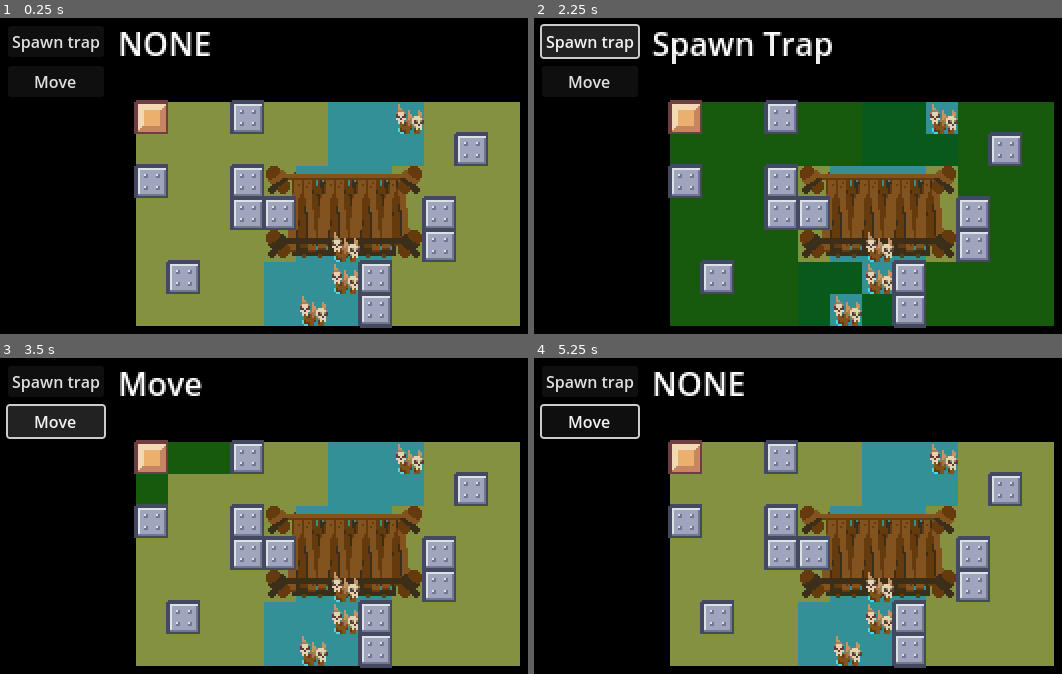
Above: before the commit, frames 1-4 (two rows, left to right).
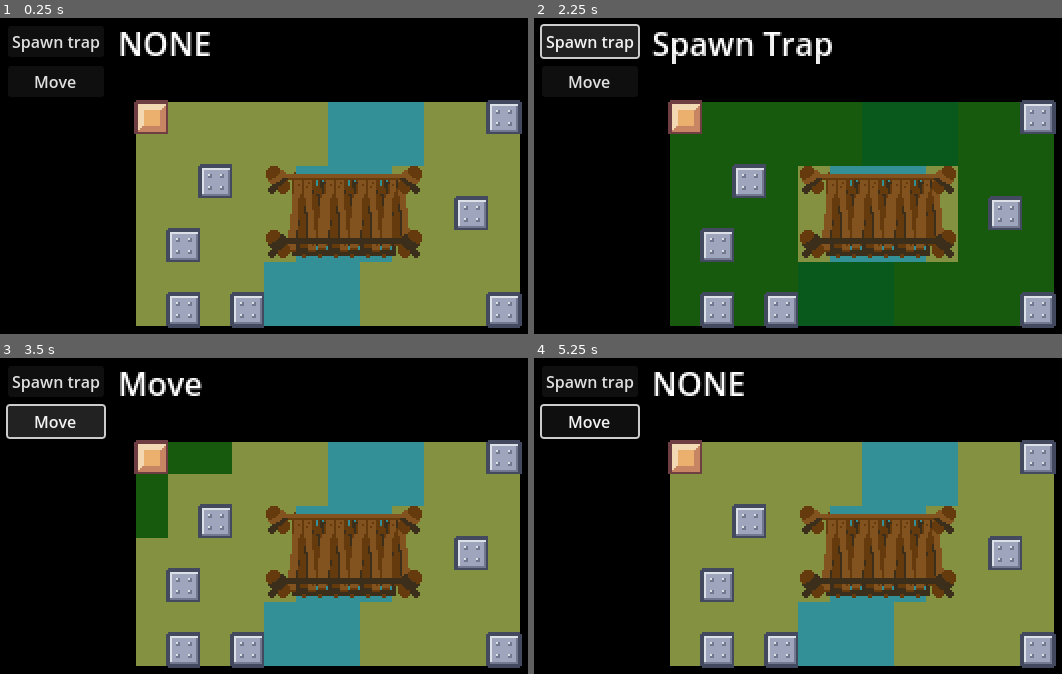
Above: after the commit, the same moments.

Repository: SadnessTrain/ronin-final-breath
Game: Godot game, scene res://Scenes/MainScene.tscn
Two runs of this game, one before a commit and one after it. Both use one fixed random seed, a clock stepped at 60 frames per second and the inputs below.
Inputs (mouse positions are in pixels of both pictures, inside the frame that each line leads up to):
- Up to frame 1 (0.25 s): no input
- Up to frame 2 (2.25 s): click "Spawn trap" at 0.5 s; click "Move" at 1.25 s; click "Spawn trap" at 2 s
- Up to frame 3 (3.5 s): click "Move" at 2.75 s
- Up to frame 4 (5.25 s): click "Spawn trap" at 3.5 s; click "Move" at 4.25 s; tap Enter at 5 s; move the mouse to (687, 459) at 5.02 s; click (687, 459) at 5.1 s

The runs differ from the first frame. In frame 1, 13% of the frame differs, in the area x 25-99%, y 25-99%; in frame 2, 14%; in frame 3, 13%; in frame 4, 13%.

Commit message:
Prevent from spawning obstacle next to other entity

Diff:
--- a/Resources/Playfield/PlayfieldData.tres
+++ b/Resources/Playfield/PlayfieldData.tres
@@ -9,3 +9,5 @@
 riverChance = 50
 riverMargin = 3
 riverWidth = 3
+minObstacles = 4
+maxObstacles = 8
--- a/Scripts/Entities/Obstacle/BridgeEntity.gd
+++ b/Scripts/Entities/Obstacle/BridgeEntity.gd
@@ -23,8 +23,6 @@
 
 func GetTexture() -> Texture2D:
 
-	print(direction)
-
 	match direction:
 		Vector2i(-1, -1):
 			return bridgeLeftTopCorner
--- a/Scripts/Playfield/Playfield.gd
+++ b/Scripts/Playfield/Playfield.gd
@@ -119,15 +119,42 @@
 			tile.appendEntity(bridgeElement)
 
 func GenerateRandomObstacles():
-	for tilePos in tiles:
-		if Utils.randomInt(0, 10) >= 9:
-			var tile = tiles[tilePos]
-
-			if tile.type == "WATER":
-				CreateEntity(tile, waterObstacleScene)
-			else:
-				CreateEntity(tile, wallEntityScene)
-
+	var obstacleCount: int = Utils.randomInt(config.minObstacles, config.maxObstacles)
+
+	for i in range(0, obstacleCount):
+		var possibleTiles: Array[Tile] = GetAllTilesWithEmptyNeighbors()
+		print(possibleTiles.size())
+
+		if possibleTiles.size() == 0:
+			return
+
+		var randomIndex: int = Utils.randomInt(0, possibleTiles.size())
+		var tile: Tile = possibleTiles[randomIndex]
+
+		if tile.type == "WATER":
+			CreateEntity(tile, waterObstacleScene)
+		else:
+			CreateEntity(tile, wallEntityScene)
+
+func GetAllTilesWithEmptyNeighbors() -> Array[Tile]:
+	var toReturn: Array[Tile] = []
+
+	for x in range(0, config.size.x):
+		for y in range(0, config.size.y):
+			var tile: Tile = GetTileByPos(Vector2(x, y))
+			if !CheckIfTileHasNeighborThatIsNotEmpty(tile):
+				toReturn.push_back(tile)
+
+	return toReturn
+
+func CheckIfTileHasNeighborThatIsNotEmpty(tile: Tile) -> bool:
+	for x in range(tile.pos.x - 1, tile.pos.x + 2):
+		for y in range(tile.pos.y - 1, tile.pos.y + 2):
+			var tileToCheck: Tile = GetTileByPos(Vector2i(x, y))
+			if tileToCheck && tileToCheck.entities.size() > 0:
+				return true
+
+	return false
 
 func CreateEntity(tile: Tile, entity: PackedScene):
 	var newEntity: Entity = entity.instantiate()
--- a/Scripts/Playfield/PlayfieldData.gd
+++ b/Scripts/Playfield/PlayfieldData.gd
@@ -3,6 +3,10 @@
 
 @export var cellSize: Vector2i
 @export var size: Vector2i
+
 @export var riverChance: int
 @export var riverMargin: int
 @export var riverWidth: int
+
+@export var minObstacles: int
+@export var maxObstacles: int
